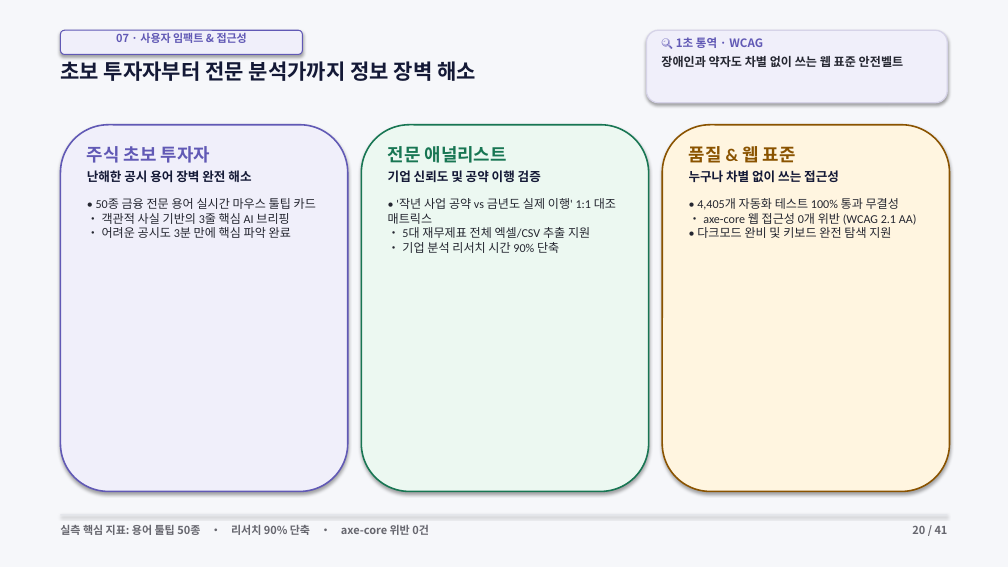
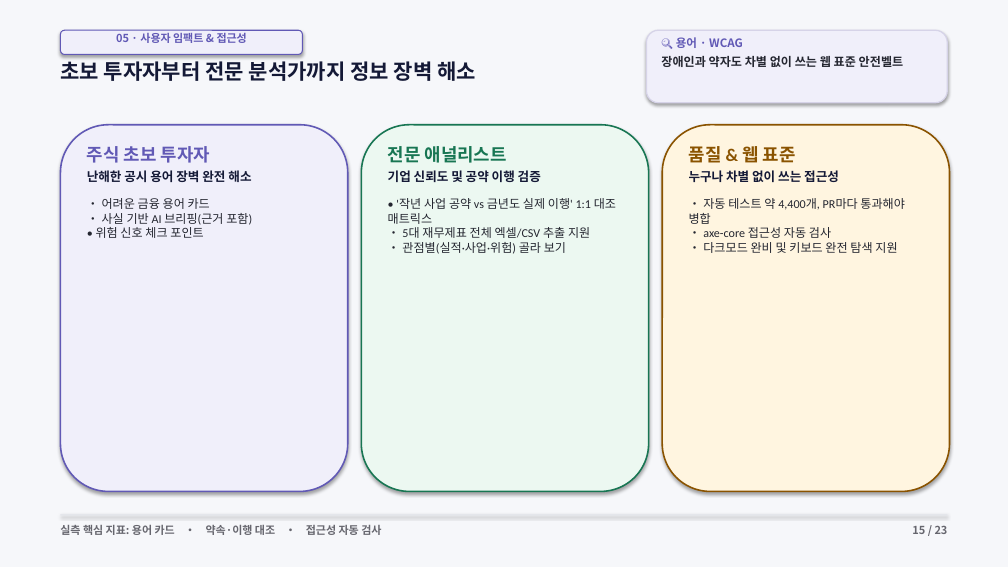
Before and after one commit to ShinhanDSProject/dart-insight, a slide deck: slide 15 of docs/DART_Insight_Presentation.pptx (slide 21 before the commit). Drawn at 1008x567 pixels with LibreOffice and Linux fonts; fonts in the diff are those of the drawing. Boxes give left, top, right and bottom in pixels: in the first picture for what was removed or moved away, otherwise in the second. Text is boxed around its words. In the diff, an @@ line names an element or a change of style, - is before the commit and + after.

```diff
--- a/docs/DART_Insight_Presentation.pptx
+++ b/docs/DART_Insight_Presentation.pptx
@@ text at bbox=[116, 33, 247, 43]: text changed @@
-07 · 사용자 임팩트 & 접근성
+05 · 사용자 임팩트 & 접근성
@@ text at bbox=[676, 37, 743, 48]: text changed @@
-🔍 1초 통역 · WCAG
+🔍 용어 · WCAG
@@ text at bbox=[96, 198, 252, 238]: text changed @@
-• 50종 금융 전문 용어 실시간 마우스 툴팁 카드
-• 객관적 사실 기반의 3줄 핵심 AI 브리핑
-• 어려운 공시도 3분 만에 핵심 파악 완료
+• 어려운 금융 용어 카드
+• 사실 기반 AI 브리핑(근거 포함)
+• 위험 신호 체크 포인트
@@ text at bbox=[388, 198, 616, 254]: text changed @@
-• '작년 사업 공약 vs 금년도 실제 이행' 1:1 대조 매트릭스
-• 5대 재무제표 전체 엑셀/CSV 추출 지원
-• 기업 분석 리서치 시간 90% 단축
+• '작년 사업 공약 vs 금년도 실제 이행' 1:1 대조 매트릭스
+• 5대 재무제표 전체 엑셀/CSV 추출 지원
+• 관점별(실적·사업·위험) 골라 보기
@@ text at bbox=[689, 198, 905, 253]: text changed @@
-• 4,405개 자동화 테스트 100% 통과 무결성
-• axe-core 웹 접근성 0개 위반 (WCAG 2.1 AA)
-• 다크모드 완비 및 키보드 완전 탐색 지원
+• 자동 테스트 약 4,400개, PR마다 통과해야 병합
+• axe-core 접근성 자동 검사
+• 다크모드 완비 및 키보드 완전 탐색 지원
@@ text at bbox=[60, 525, 381, 535]: text changed @@
-실측 핵심 지표: 용어 툴팁 50종 • 리서치 90% 단축 • axe-core 위반 0건
+실측 핵심 지표: 용어 카드 • 약속·이행 대조 • 접근성 자동 검사
@@ text at bbox=[912, 526, 948, 534]: text changed @@
-20 / 41
+15 / 23
```
Also in this commit, not shown: 22 other slides changed, 18 slides removed, 3 other files.
